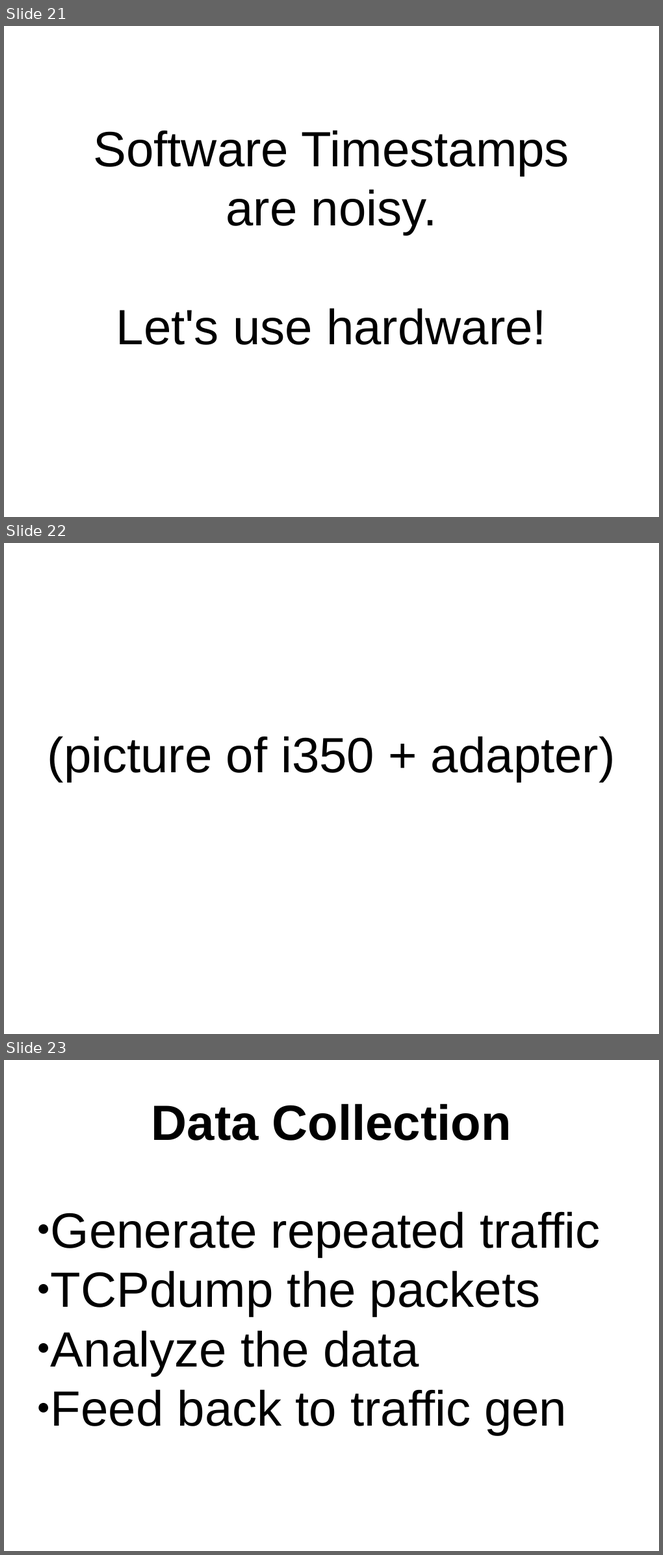
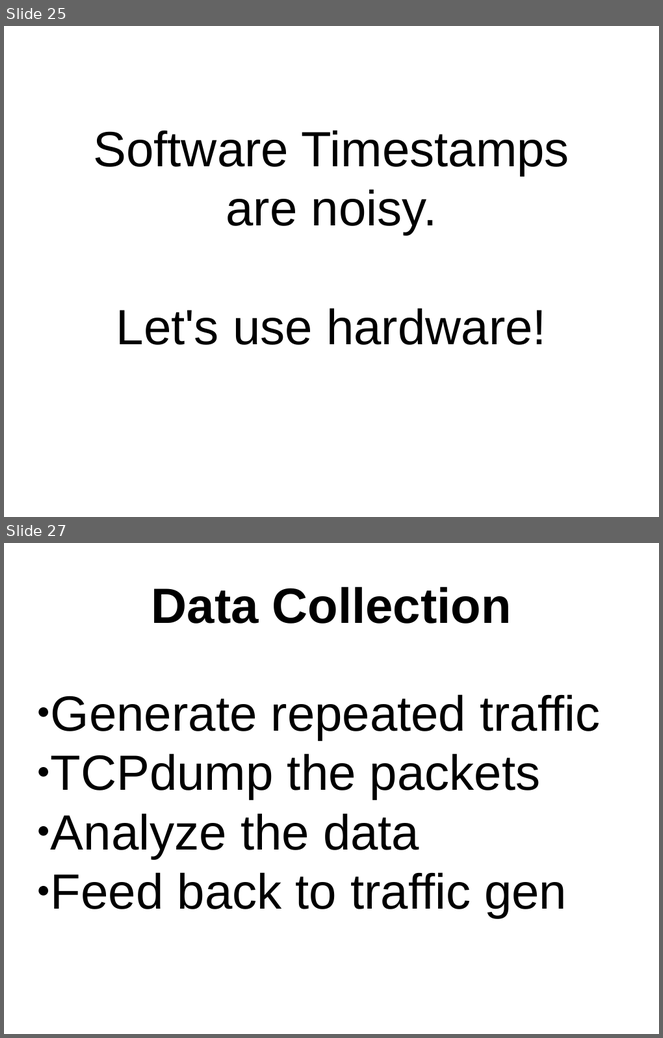
Before and after one commit to PaulMcMillan/2014_defcon_timing, a slide deck: preso/mcmillan_timing_attacks_2014_defcon.odp. Shown one above the other, each under a label of ours: slides 21, 22 and 23 before the commit, slides 25 and 27 after it; the slides between them are not shown. The pictures are 663x1555 and 663x1038 pixels, drawn with LibreOffice and Linux fonts; fonts in the diff are those of the drawing. Boxes give left, top, right and bottom in pixels: in the first picture for what was removed or moved away, otherwise in the second. Text is boxed around its words. In the diff, an @@ line names an element or a change of style, - is before the commit and + after.

```diff
--- a/preso/mcmillan_timing_attacks_2014_defcon.odp
+++ b/preso/mcmillan_timing_attacks_2014_defcon.odp
@@ slide 22 removed at (x1=4, y1=543, x2=659, y2=1034), background #FFFFFF @@
@@ subtitle removed at (x1=48, y1=736, x2=616, y2=782) @@
-(picture of i350 + adapter)
@@ what was slide 21 is now slide 25 @@
@@ what was slide 23 is now slide 27 @@
```
Also in this commit, not shown: 4 slides changed, 5 slides added, 1 other file.
